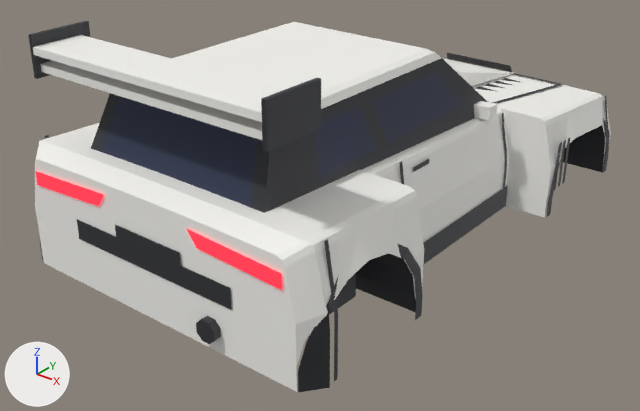
The Blender file assets/meshes/tsubasa/Tsubasa.blend: old version first, new version second.
One viewpoint serves both versions: a camera (50 mm lens) standing at (10.37, -13.84, 7.09) and looking at (-0.1, -0.75, -1.02). The axes (+X, +Y, +Z) are drawn at lower left. The lights are the same throughout. The picture after the commit comes second.

The scene before the commit, as lines of its bpy script (objects in view):
```python
me_hood = bpy.data.meshes.new('Hood')
me_hood.from_pydata(...)  # 65 vertices, 48 faces; spans x -3.15..3.15, y 2.3..5.5, z 0.48..0.8
me_hood.materials.append(mat_body)  # white #f7f6f1
me_rearwindow = bpy.data.meshes.new('RearWindow')
me_rearwindow.from_pydata([(-1.82, -4.91, 0.92), (1.82, -4.91, 0.92), (1.62, -4.44, 2.08), (-1.62, -4.44, 2.08)], [], [(0, 1, 2, 3)])
me_rearwindow.materials.append(mat_glass)  # dark blue #27304b
me_window_rr = bpy.data.meshes.new('Window_RR')
me_window_rr.from_pydata([(1.89, -2.15, 2.02), (1.89, -3.41, 2.02), (2.07, -3.48, 1.15), (2.07, -1.88, 1.15)], [], [(0, 1, 2, 3)])
me_window_rr.materials.append(mat_glass)  # dark blue #27304b
ob_hood = bpy.data.objects.new('Hood', me_hood)
ob_hood.location = (0.0, 0.0, 0.0)
ob_rearwindow = bpy.data.objects.new('RearWindow', me_rearwindow)
ob_rearwindow.location = (0.0, 0.0, 0.0)
ob_window_rr = bpy.data.objects.new('Window_RR', me_window_rr)
ob_window_rr.location = (0.0, 0.0, 0.0)
# also in view: 'ArchLip_RR' at (3.38, -3.95, -0.42); 'TailGarnish' at (0.0, -5.47, -0.25); 'TailLight_L' at (-1.98, -5.48, 0.51); 'Pillars' at (0.0, -1.32, 1.5); 'RoofWingBlade' at (0.0, -4.78, 2.73)
```
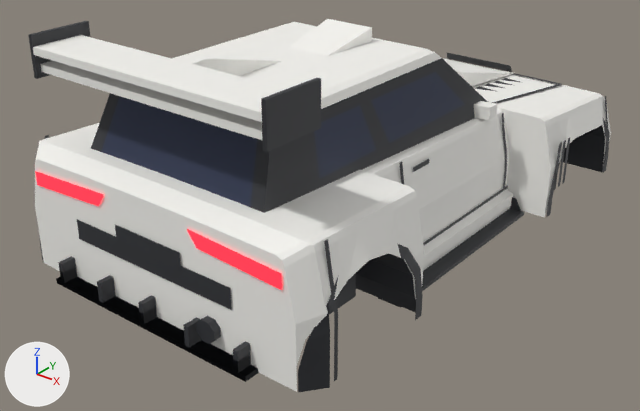
What changed in the scene script:
```text
Add me_opt_skirts_side_accskirt_r:
    me_opt_skirts_side_accskirt_r.from_pydata([(2.55, 2.38, -1.46), (2.71, 2.38, -1.46), (2.71, -2.38, -1.46), (2.55, -2.38, -1.46), (2.75, 2.38, -1.3), (2.75, -2.38, -1.3), (2.75, 2.38, -1.06), (2.75, -2.38, -1.06), (2.55, 2.38, -0.98), (2.55, -2.38, -0.98)], [], [(0, 1, 2, 3), (1, 4, 5, 2), (4, 6, 7, 5), (6, 8, 9, 7), (8, 6, 4, 1, 0), (3, 2, 5, 7, 9)])
    me_opt_skirts_side_accskirt_r.materials.append(mat_body)  # white #f7f6f1
Add me_opt_roof_fin_accsharkfin:
    me_opt_roof_fin_accsharkfin.from_pydata([(0.05, -3.9, 2.9), (0.05, -4.25, 2.9), (0.05, -4.25, 2.41), (0.05, -2.0, 2.41), (-0.05, -2.0, 2.41), (-0.05, -4.25, 2.41), (-0.05, -4.25, 2.9), (-0.05, -3.9, 2.9)], [], [(0, 1, 2, 3), (4, 5, 6, 7), (6, 1, 0, 7), (7, 0, 3, 4), (5, 2, 1, 6)])
    me_opt_roof_fin_accsharkfin.materials.append(mat_body)  # white #f7f6f1
Add me_opt_roof_scoop_accroofscoop:
    me_opt_roof_scoop_accroofscoop.from_pydata([(-0.48, -1.25, 2.42), (0.48, -1.25, 2.42), (0.55, 0.05, 2.7), (-0.55, 0.05, 2.7), (0.55, 0.05, 2.4), (0.48, -1.25, 2.4), (-0.48, -1.25, 2.4), (-0.55, 0.05, 2.4)], [], [(0, 1, 2, 3), (4, 2, 1, 5), (6, 0, 3, 7)])
    me_opt_roof_scoop_accroofscoop.materials.append(mat_body)  # white #f7f6f1
Add ob_opt_diffuser_race_accdiffuserrace:
    ob_opt_diffuser_race_accdiffuserrace = bpy.data.objects.new('Opt_Diffuser_Race_AccDiffuserRace', me_opt_diffuser_race_accdiffuserrace)  # a box spanning x -2.4..2.4, y -5.74..-4.84, z -1.44..-1.34; a box spanning x -2.25..-2.15, y -5.74..-4.84, z -1.34..-0.94; a box spanning x -1.15..-1.05, y -5.74..-4.84, z -1.34..-0.94; a box spanning x -0.05..0.05, y -5.74..-4.84, z -1.34..-0.94; a box spanning x 1.05..1.15, y -5.74..-4.84, z -1.34..-0.94; a box spanning x 2.15..2.25, y -5.74..-4.84, z -1.34..-0.94; in mat_trim (dark grey #2f3035)
    ob_opt_diffuser_race_accdiffuserrace.location = (0.0, 0.0, 0.0)
Add ob_opt_diffuser_road_accdiffuser:
    ob_opt_diffuser_road_accdiffuser = bpy.data.objects.new('Opt_Diffuser_Road_AccDiffuser', me_opt_diffuser_road_accdiffuser)  # a box spanning x -2.4..2.4, y -5.74..-5.19, z -1.44..-1.34; a box spanning x -2.25..-2.15, y -5.74..-5.19, z -1.34..-1.12; a box spanning x -0.05..0.05, y -5.74..-5.19, z -1.34..-1.12; a box spanning x 2.15..2.25, y -5.74..-5.19, z -1.34..-1.12; in mat_trim (dark grey #2f3035)
    ob_opt_diffuser_road_accdiffuser.location = (0.0, 0.0, 0.0)
Add ob_opt_skirts_blade_accsideblade_r:
    ob_opt_skirts_blade_accsideblade_r = bpy.data.objects.new('Opt_Skirts_Blade_AccSideBlade_R', me_opt_skirts_blade_accsideblade_r)  # 16 vertices, 8 faces; spans x 2.55..3.05, y -2.38..2.38, z -1.48..-1.12; in mat_trim (dark grey #2f3035)
    ob_opt_skirts_blade_accsideblade_r.location = (0.0, 0.0, 0.0)
Add ob_opt_skirts_side_accskirt_r:
    ob_opt_skirts_side_accskirt_r = bpy.data.objects.new('Opt_Skirts_Side_AccSkirt_R', me_opt_skirts_side_accskirt_r)
    ob_opt_skirts_side_accskirt_r.location = (0.0, 0.0, 0.0)
Add ob_opt_roof_fin_accsharkfin:
    ob_opt_roof_fin_accsharkfin = bpy.data.objects.new('Opt_Roof_Fin_AccSharkFin', me_opt_roof_fin_accsharkfin)
    ob_opt_roof_fin_accsharkfin.location = (0.0, 0.0, 0.0)
Add ob_opt_roof_scoop_accroofscoop:
    ob_opt_roof_scoop_accroofscoop = bpy.data.objects.new('Opt_Roof_Scoop_AccRoofScoop', me_opt_roof_scoop_accroofscoop)
    ob_opt_roof_scoop_accroofscoop.location = (0.0, 0.0, 0.0)
```

Pixel boxes (x1, y1, x2, y2) of what changed, in the pictures (640 x 411 px):
'Opt_Diffuser_Race_AccDiffuserRace', added
    after: (56, 256, 259, 382)
'Opt_Skirts_Side_AccSkirt_R', added
    after: (380, 189, 513, 299)
'Opt_Skirts_Blade_AccSideBlade_R', added
    after: (378, 197, 524, 308)
'Opt_Roof_Scoop_AccRoofScoop', added
    after: (289, 19, 372, 56)
'Opt_Diffuser_Road_AccDiffuser', added
    after: (60, 267, 258, 381)
'Opt_Roof_Fin_AccSharkFin', added
    after: (188, 58, 282, 76)
'Rocker_R', unchanged, covered by the edit
    before: (423, 185, 508, 265)
    after: (423, 185, 508, 245)
